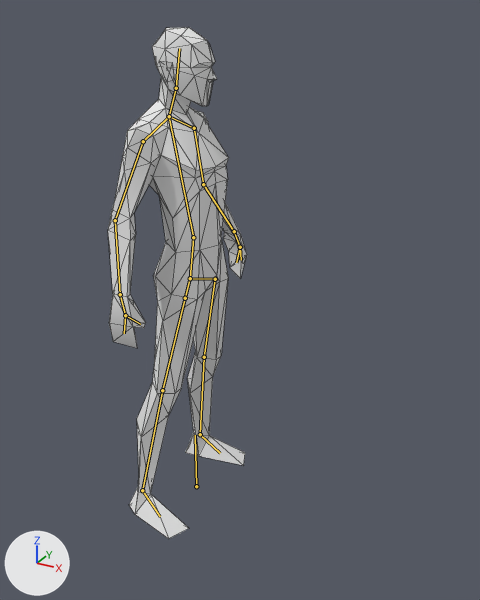
What one commit did to the Blender file media/blends/zombie2.blend.
The view is the same before and after, from a 50 mm camera at (4.77, -7.23, 7.07) aimed at (0.78, 0.02, 3.45). Every picture has the same lights, and +X, +Y and +Z are marked at lower left. The bones that bend it are drawn over the model as lines. Mesh edges are drawn as thin lines.

Names of what the first picture shows: 'Man'.
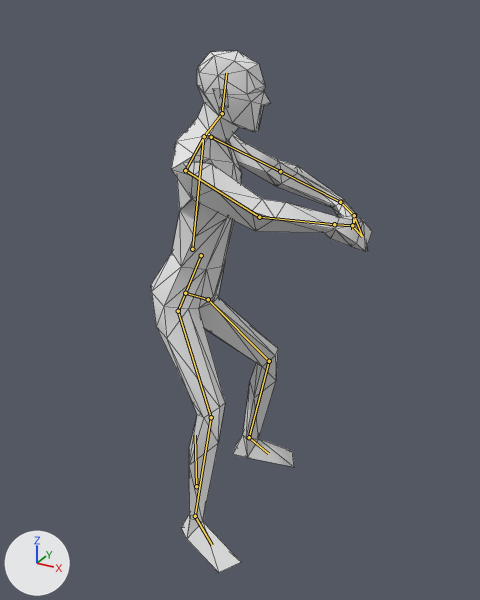
The newer file adds an action. The first version stands in its rest pose; the second is drawn at frame 90 of the action 'Atacar'.

What the commit changed:
Bone 'Pelvis' (bone_pelvis) moves from (0.0, 0.0, 0.0) to (0.04, 0.24, -0.12).
Bone 'Pelvis' (bone_pelvis) turns from (0, 0, 0) to (13, 1, 9) degrees about its own x, y and z.
Bone 'UpperLeg_L' (bone_upperleg_l) turns from (0, 0, 0) to (-1, -15, -61) degrees about its own x, y and z.
Bone 'LowerLeg_L' (bone_lowerleg_l) turns from (0, 0, 0) to (-11, 14, 48) degrees about its own x, y and z.
Bone 'Foot_L' (bone_foot_l) turns from (0, 0, 0) to (-3, 7, -9) degrees about its own x, y and z.
Bone 'UpperLeg_R' (bone_upperleg_r) turns from (0, 0, 0) to (-28, 16, 40) degrees about its own x, y and z.
Bone 'LowerLeg_R' (bone_lowerleg_r) turns from (0, 0, 0) to (-9, 5, -42) degrees about its own x, y and z.
Bone 'Foot_R' (bone_foot_r) turns from (0, 0, 0) to (5, -1, -1) degrees about its own x, y and z.
Bone 'Back' (bone_back) moves from (0.0, 0.0, 0.0) to (-0.03, -0.15, -0.03).
Bone 'Back' (bone_back) turns from (0, 0, 0) to (24, 13, 13) degrees about its own x, y and z.
Bone 'Head' (bone_head) turns from (0, 0, 0) to (-22, -5, -5) degrees about its own x, y and z.
Bone 'UpperArm_L' (bone_upperarm_l) turns from (0, 0, 0) to (73, 29, -35) degrees about its own x, y and z.
Bone 'LowerArm_L' (bone_lowerarm_l) turns from (0, 0, 0) to (12, 7, -8) degrees about its own x, y and z.
Bone 'UpperArm_R' (bone_upperarm_r) turns from (0, 0, 0) to (70, -28, 38) degrees about its own x, y and z.
Bone 'LowerArm_R' (bone_lowerarm_r) turns from (0, 0, 0) to (12, 6, 7) degrees about its own x, y and z.

Pixel boxes [x1, y1, x2, y2] of what changed, in the pictures (480 x 600 px):
'Man', posed (59% wider)
    before: [108, 27, 247, 539]
    after: [151, 51, 372, 572]
bone 'Pelvis', root to tip
    before: (193, 237) to (190, 278)
    after: (201, 255) to (185, 293)
bone 'UpperLeg_L', root to tip
    before: (215, 279) to (204, 357)
    after: (208, 299) to (269, 361)
bone 'LowerLeg_L', root to tip
    before: (204, 357) to (200, 434)
    after: (269, 361) to (249, 437)
bone 'Foot_L', root to tip
    before: (200, 434) to (220, 453)
    after: (249, 437) to (268, 453)
bone 'UpperLeg_R', root to tip
    before: (185, 298) to (162, 390)
    after: (178, 311) to (211, 417)
bone 'LowerLeg_R', root to tip
    before: (162, 390) to (142, 490)
    after: (211, 417) to (195, 516)
bone 'Foot_R', root to tip
    before: (142, 490) to (160, 516)
    after: (195, 516) to (212, 545)
bone 'Back', root to tip
    before: (193, 237) to (169, 117)
    after: (192, 249) to (203, 137)
bone 'Head', root to tip
    before: (176, 88) to (179, 48)
    after: (222, 113) to (226, 73)
bone 'UpperArm_L', root to tip
    before: (194, 128) to (203, 184)
    after: (211, 137) to (280, 171)
bone 'LowerArm_L', root to tip
    before: (203, 184) to (234, 231)
    after: (280, 171) to (340, 202)
bone 'UpperArm_R', root to tip
    before: (143, 141) to (115, 220)
    after: (185, 170) to (259, 217)
bone 'LowerArm_R', root to tip
    before: (115, 220) to (120, 294)
    after: (259, 217) to (334, 224)
